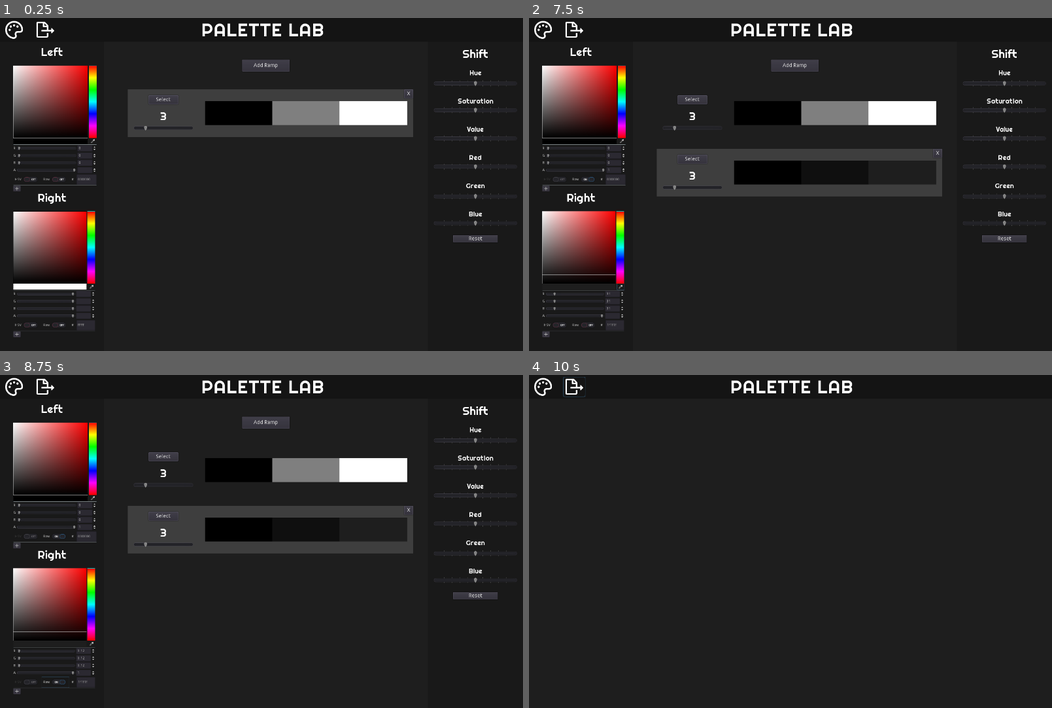
Above: before the commit, frames 1-4 (two rows, left to right).
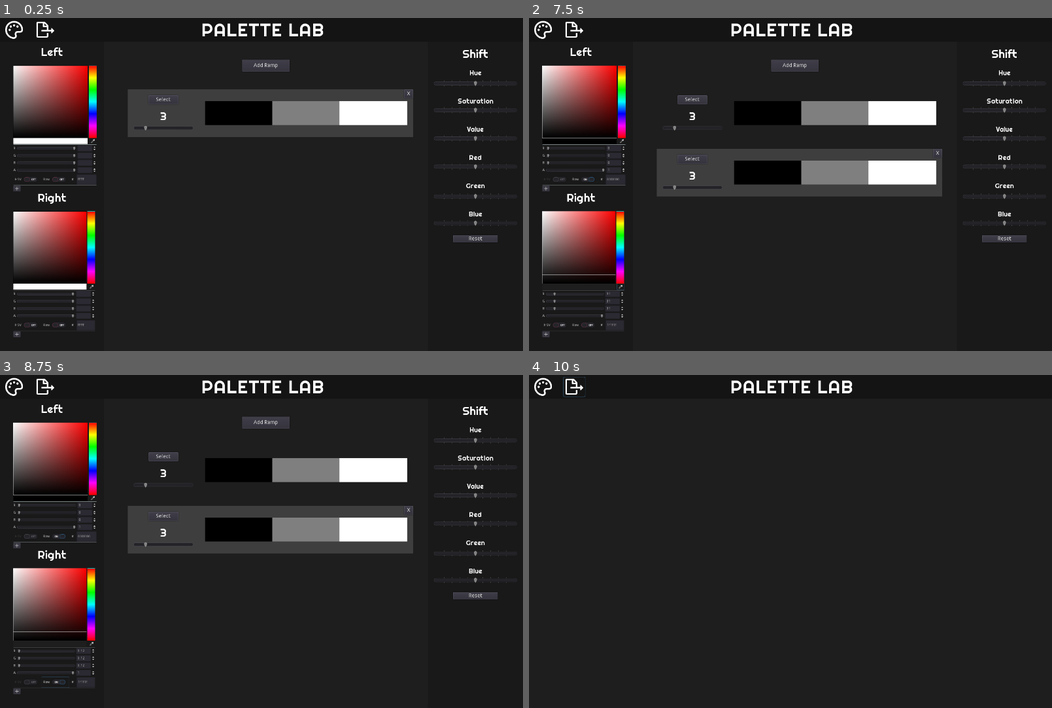
Above: after the commit, the same moments.

Repository: pbzona/palette_lab
Game: Godot game, scene res://src/Main.tscn
The game is run twice, just before and just after one commit, with the same random seed, the same clock (stepped at 60 frames per second) and the same inputs.
Inputs (mouse positions are in pixels of both pictures, inside the frame that each line leads up to):
- Up to frame 1 (0.25 s): no input
- Up to frame 2 (7.5 s): click (544, 31) at 0.5 s; click (576, 31) at 1.25 s; click (544, 31) at 2 s; click "Add Ramp" at 2.75 s; click "Reset" at 3.5 s; click (623, 141) at 4.27 s; click "HSV" at 5 s; click "Raw" at 5.75 s; click (623, 287) at 6.52 s; click "HSV" at 7.25 s
- Up to frame 3 (8.75 s): click "Raw" at 8 s
- Up to frame 4 (10 s): click "Select" at 8.75 s; click (576, 388) at 9.5 s

The runs differ from the first frame. In frame 1, 0.4% of the frame differs, in the area x 2-18%, y 14-49%; in frame 2, 1.9%, in the area x 52-78%, y 42-51%; in frame 3, 1.9%; in frame 4, nothing differs.
Error after the commit: Parse Error: The method "_update_shift" isn't declared in the current class. (res://src/workspaces/Create.gd:39)

Commit message:
Code cleanup

Diff:
--- a/src/Application.gd
+++ b/src/Application.gd
@@ -1,13 +1,11 @@
 extends VBoxContainer
 
 func _ready():
-	$Header.connect("CREATE", self, "set_create_mode")
-	$Header.connect("EXPORT", self, "set_export_mode")
+	$Header.connect("SELECTED_CREATE", self, "_on_select_create")
+	$Header.connect("SELECTED_EXPORT", self, "_on_select_export")
 
-func set_create_mode() -> void:
-	print('create - app')
+func _on_select_create() -> void:
 	$Workspace.set_create_tab()
 
-func set_export_mode() -> void:
-	print('export - app')
+func _on_select_export() -> void:
 	$Workspace.set_export_tab()
--- a/src/palette/Palette.gd
+++ b/src/palette/Palette.gd
@@ -1,22 +1,34 @@
 extends Control
 
+signal RAMP_CHANGED
+
 const Ramp = preload("res://src/palette/Ramp.tscn")
-onready var RampContainer = $ScrollBox/RampContainer
 
 var active_ramp = null
 var shift = null
 
-signal RAMP_CHANGED
+onready var RampContainer = $ScrollBox/RampContainer
 
 func _ready():
-	var default_ramp = create_new_ramp()
-	make_ramp_active(default_ramp)
-	add_ramp_to_ui(default_ramp)
+	var default_ramp = _create_new_ramp()
+	_make_ramp_active(default_ramp)
+	_add_ramp_to_ui(default_ramp)
 
 func update_ui() -> void:
 	pass
 
-func create_new_ramp() -> PackedScene:
+func get_all_ramps() -> Array:
+	return RampContainer.get_children()
+
+func _make_ramp_active(ramp):
+	self.active_ramp = ramp
+	if len(get_all_ramps()) > 0:
+		for r in RampContainer.get_children():
+			r.state.set_active(false)
+	ramp.state.set_active(true)
+	emit_signal("RAMP_CHANGED")
+
+func _create_new_ramp() -> PackedScene:
 	var ramp = Ramp.instance()
 	ramp.connect("RAMP_DELETED", self, "delete_ramp")
 	ramp.connect("RAMP_SELECTED", self, "make_ramp_active")
@@ -25,22 +37,11 @@
 func delete_ramp(ramp) -> void:
 	pass
 
-func add_ramp_to_ui(ramp) -> void:
+func _add_ramp_to_ui(ramp) -> void:
 	$ScrollBox/RampContainer.add_child(ramp)
 	update_ui()
 
-func get_all_ramps() -> Array:
-	return RampContainer.get_children()
-
-func make_ramp_active(ramp):
-	self.active_ramp = ramp
-	if len(get_all_ramps()) > 0:
-		for r in RampContainer.get_children():
-			r.state.set_active(false)
-	ramp.state.set_active(true)
-	emit_signal("RAMP_CHANGED")
-
 func _on_AddRampButton_pressed():
-	var ramp = create_new_ramp()
-	add_ramp_to_ui(ramp)
-	make_ramp_active(ramp)
+	var ramp = _create_new_ramp()
+	_add_ramp_to_ui(ramp)
+	_make_ramp_active(ramp)
--- a/src/palette/Ramp.gd
+++ b/src/palette/Ramp.gd
@@ -1,4 +1,7 @@
 extends Control
+
+signal RAMP_SELECTED(ramp)
+signal RAMP_DELETED(ramp)
 
 const ColorCell = preload("res://src/palette/ColorCell.tscn")
 const RampState = preload("res://src/palette/RampState.gd")
@@ -6,7 +9,6 @@
 
 const default_color = Color(0, 0, 0, 0)
 const active_color = Color(.244, .244, .244, 1)
-
 const default_ramp = [
 	Color(0, 0, 0, 1),
 	Color(1, 1, 1, 1)
@@ -15,21 +17,18 @@
 var state = null
 var shift = null
 
-signal RAMP_SELECTED(ramp)
-signal RAMP_DELETED(ramp)
-
 func _init():
 	state = RampState.new(self)
 	shift = RampShift.new(self)
 
 func _ready():
-	initialize_ramp()
+	_initialize_ramp()
 	update_ui()
 
 func update_ui() -> void:
 	$CountLabel.text = str($CountSlider.value)
 	$CountSlider.value = state.get_count()
-	draw_ramp()
+	_draw_ramp()
 	if state.is_active():
 		$Background.color = active_color
 		$DeleteButton.visible = true
@@ -37,15 +36,15 @@
 		$Background.color = default_color
 		$DeleteButton.visible = false
 
-func initialize_ramp() -> void:
+func _initialize_ramp() -> void:
 	state.set_colors(default_ramp)
 
-func clear_ramp() -> void:
+func _clear_ramp() -> void:
 	for color_cell in $CellContainer.get_children():
 		color_cell.queue_free()
 
-func draw_ramp() -> void:
-	clear_ramp()
+func _draw_ramp() -> void:
+	_clear_ramp()
 	state.update_colors()
 	for c in state.get_colors():
 		var new_color_cell = ColorCell.instance()
--- a/src/toolbars/ColorTools.gd
+++ b/src/toolbars/ColorTools.gd
@@ -1,17 +1,14 @@
 extends Control
 
-signal CHANGE_LEFT_COLOR
-signal CHANGE_RIGHT_COLOR
-
-func _ready():
-	pass
+signal CHANGED_LEFT_COLOR
+signal CHANGED_RIGHT_COLOR
 
 func set_picker_colors(left_color : Color, right_color : Color) -> void:
 	$VBoxContainer/LeftColorContainer/LeftColorPicker.color = left_color
 	$VBoxContainer/RightColorContainer/RightColorPicker.color = right_color
 
 func _on_LeftColorPicker_color_changed(color):
-	emit_signal("CHANGE_LEFT_COLOR", color)
+	emit_signal("CHANGED_LEFT_COLOR", color)
 
 func _on_RightColorPicker_color_changed(color):
-	emit_signal("CHANGE_RIGHT_COLOR", color)
+	emit_signal("CHANGED_RIGHT_COLOR", color)
--- a/src/toolbars/ShiftTools.gd
+++ b/src/toolbars/ShiftTools.gd
@@ -1,8 +1,8 @@
 extends Control
 
+signal SHIFT_CHANGED
+
 var shift = null
-
-signal SHIFT_CHANGED
 
 func update_ui() -> void:
 	$ControlContainer/HueControl/HueSlider.value = self.shift.get_hue()
--- a/src/ui/Header.gd
+++ b/src/ui/Header.gd
@@ -1,10 +1,10 @@
 extends ColorRect
 
-signal CREATE
-signal EXPORT
+signal SELECTED_CREATE
+signal SELECTED_EXPORT
 
 func _on_CreateButton_pressed():
-	emit_signal("CREATE")
+	emit_signal("SELECTED_CREATE")
 
 func _on_ExportButton_pressed():
-	emit_signal("EXPORT")
+	emit_signal("SELECTED_EXPORT")
--- a/src/workspaces/Create.gd
+++ b/src/workspaces/Create.gd
@@ -5,28 +5,28 @@
 onready var shift_tools = $Container/ShiftTools
 
 func _ready():
-	connect_all_signals()
-	update_toolbars()
+	_connect_all_signals()
+	_update_toolbars()
 
-func connect_all_signals() -> void:
-	color_tools.connect("CHANGE_LEFT_COLOR", self, "on_left_color_changed")
-	color_tools.connect("CHANGE_RIGHT_COLOR", self, "on_right_color_changed")
+func _connect_all_signals() -> void:
+	color_tools.connect("CHANGED_LEFT_COLOR", self, "_on_left_color_changed")
+	color_tools.connect("CHANGED_RIGHT_COLOR", self, "_on_right_color_changed")
 
-	palette.connect("RAMP_CHANGED", self, "update_toolbars")
+	palette.connect("RAMP_CHANGED", self, "_update_toolbars")
 
-	shift_tools.connect("SHIFT_CHANGED", self, "on_shift_change")
+	shift_tools.connect("SHIFT_CHANGED", self, "_on_shift_change")
 
-func on_left_color_changed(c : Color) -> void:
+func _on_left_color_changed(c : Color) -> void:
 	if palette.active_ramp:
 		palette.active_ramp.state.set_left_color(c)
 		palette.active_ramp.update_ui()
 
-func on_right_color_changed(c : Color) -> void:
+func _on_right_color_changed(c : Color) -> void:
 	if palette.active_ramp:
 		palette.active_ramp.state.set_right_color(c)
 		palette.active_ramp.update_ui()
 
-func update_pickers() -> void:
+func _update_pickers() -> void:
 	var left = palette.active_ramp.state.get_left_color()
 	var right = palette.active_ramp.state.get_right_color()
 	color_tools.set_picker_colors(left, right)
@@ -34,9 +34,9 @@
 func update_shift() -> void:
 	shift_tools.set_shift(palette.active_ramp.shift)
 
-func update_toolbars() -> void:
-	update_pickers()
-	update_shift()
+func _update_toolbars() -> void:
+	_update_pickers()
+	_update_shift()
 
-func on_shift_change() -> void:
+func _on_shift_change() -> void:
 	palette.active_ramp.update_ui()
--- a/src/workspaces/Workspace.gd
+++ b/src/workspaces/Workspace.gd
@@ -3,11 +3,9 @@
 enum tabs {CREATE = 0, ANALYZE = 1, REFINE = 2, EXPORT = 3}
 
 func set_create_tab() -> void:
-	print('create')
 	print(tabs.CREATE)
 	$Container.current_tab = tabs.CREATE
 
 func set_export_tab() -> void:
-	print('export')
 	print(tabs.EXPORT)
 	$Container.current_tab = tabs.EXPORT
